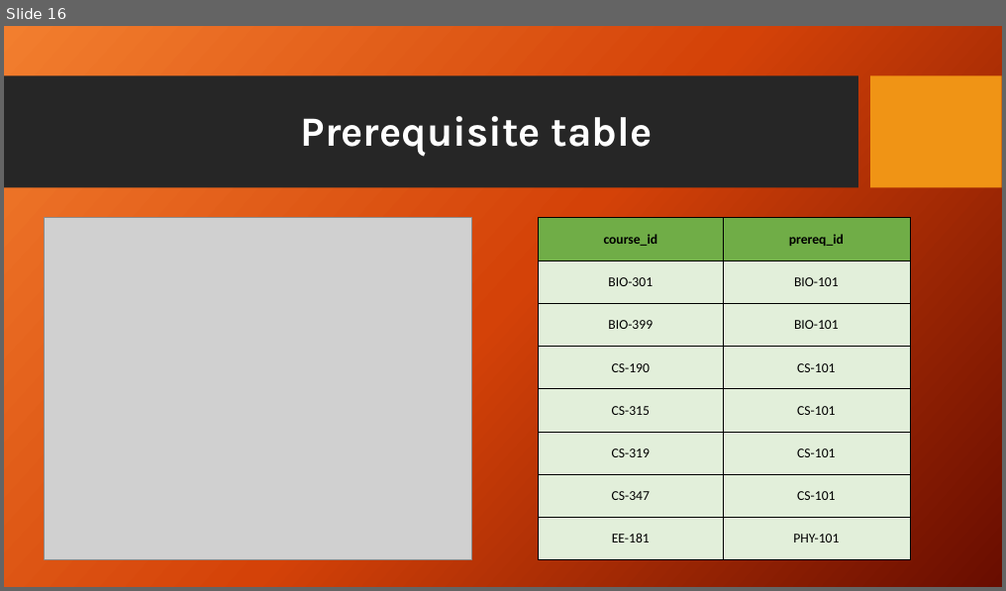
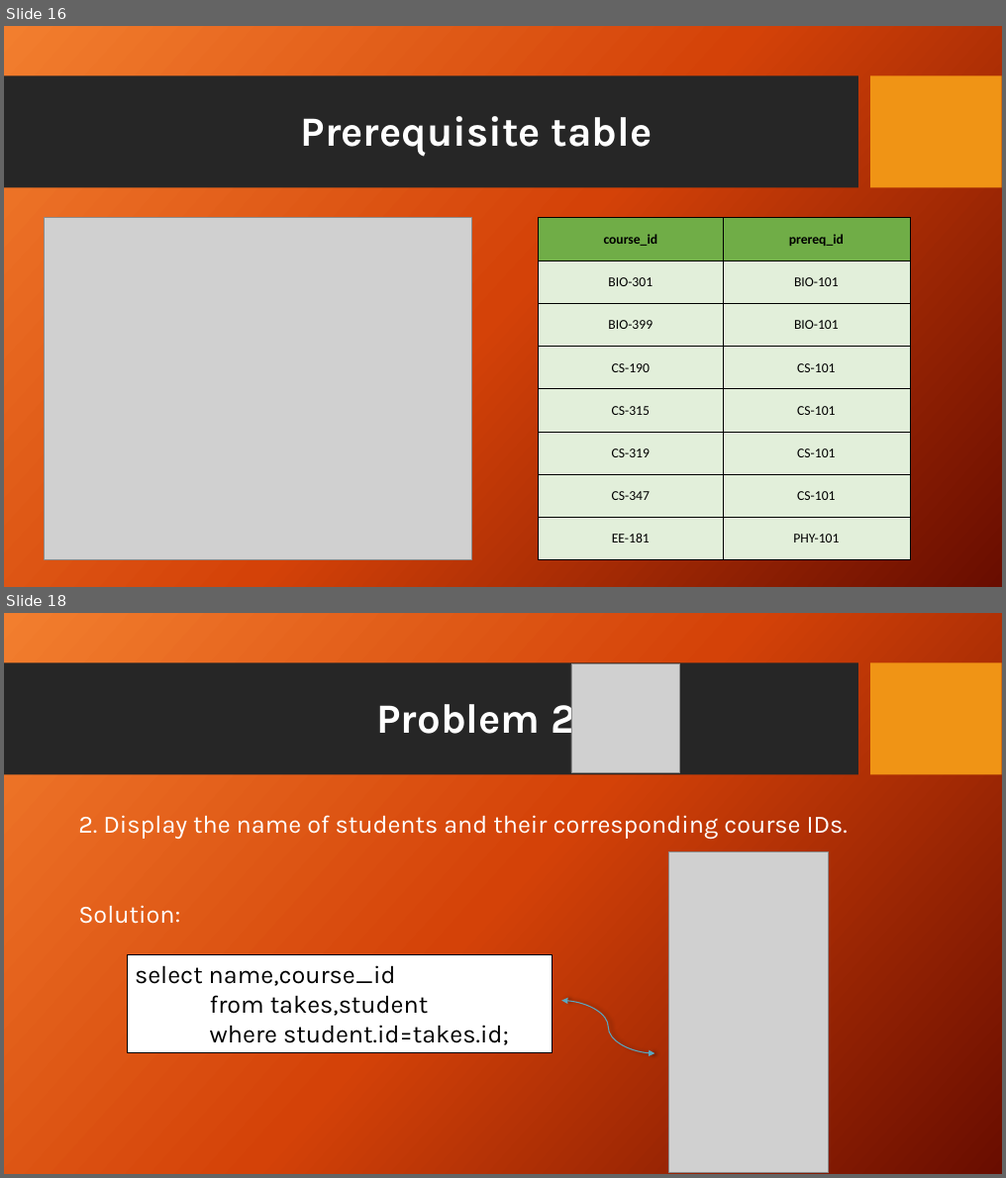
Before and after one commit to Antooo8/Antooo8, a slide deck: University Case study.pptx. Shown one above the other, each under a label of ours: slide 16 before the commit, slides 16 and 18 after it; the slides between them are not shown. The pictures are 1006x591 and 1006x1178 pixels, drawn with LibreOffice and Linux fonts; fonts in the diff are those of the drawing; grey boxes stand for pictures; background and template pictures are left out. Boxes give left, top, right and bottom in pixels: in the first picture for what was removed or moved away, otherwise in the second. Text is boxed around its words. In the diff, an @@ line names an element or a change of style, - is before the commit and + after.

```diff
--- a/University Case study.pptx
+++ b/University Case study.pptx
@@ slide 18 added at [4, 613, 1002, 1174], background picture (left out); not listed: 2 template elements that a slide beside it also shows @@
@@ picture added at [571, 664, 680, 773] @@
@@ text added at [377, 695, 575, 744], 40 pt, text #FFFFFF, bold @@
+Problem 2
@@ text added at [78, 815, 847, 924], 24 pt, text #FFFFFF @@
+2. Display the name of students and their corresponding course IDs.
+Solution:
@@ picture added at [668, 852, 829, 1173] @@
@@ rectangle added at [128, 956, 552, 1054], fill #FFFFFF, outline #000000 1 pt, 24 pt, text #000000 @@
+select name,course_id
+from takes,student
+where student.id=takes.id;
@@ curved double arrow added from (561, 1001) to (654, 1054), #5AA6C0 1 pt @@
```
Also in this commit, not shown: 30 other slides added.
